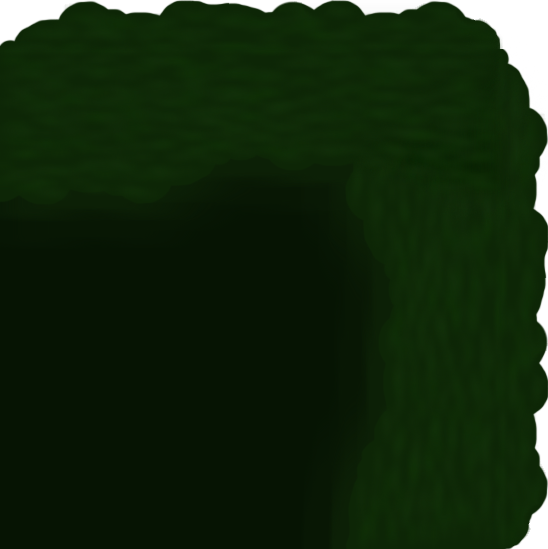
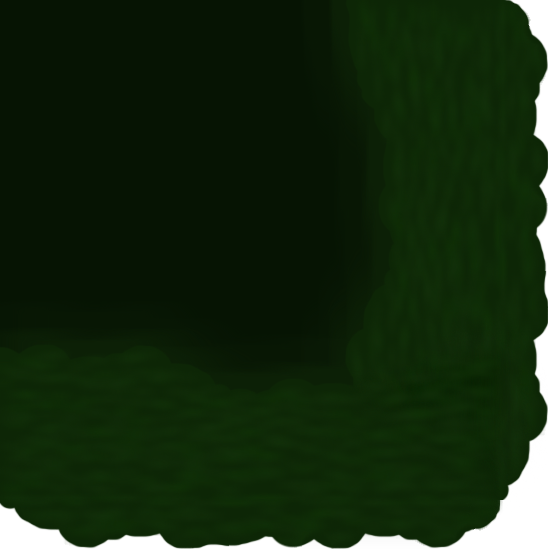
The second (548, 549) image is a revision of the first. Changes to its layers:
painted on "HighlightsTop" (1st of 2, in "GrassTile") over 0, 0, 500, 549
painted on "Grass" (1st of 2, in "GrassTile") over 0, 0, 548, 549
painted on "HighlightsTop" (2nd of 2, in "GrassTile") over 345, 0, 548, 549
painted on "Grass" (2nd of 2, in "GrassTile") over 342, 0, 548, 549
painted on "GrassShadow1" (1st of 2, in "GrassTile") over 0, 66, 500, 483
painted on "GrassShadow2" (1st of 2, in "GrassTile") over 0, 96, 500, 453
painted on "GrassShadow1" (2nd of 2, in "GrassTile") over 325, 0, 482, 549
painted on "GrassShadow2" (2nd of 2, in "GrassTile") over 295, 0, 452, 549
painted on "UnderGrass" over 0, 0, 500, 549
